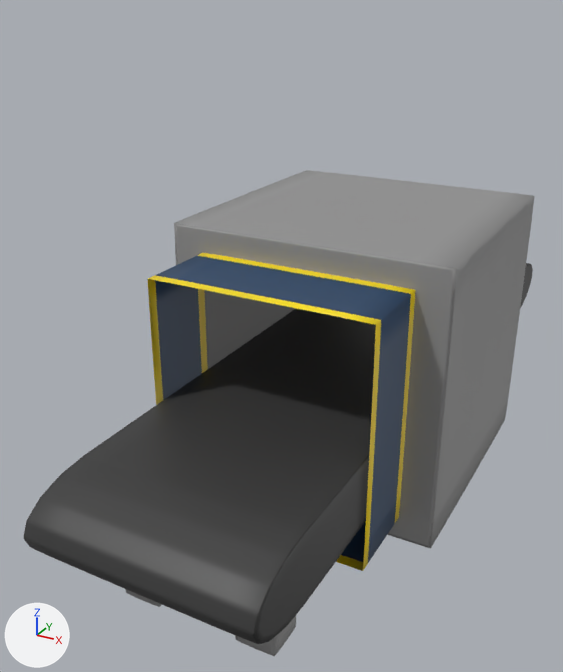
The FBX model AirportGame/Assets/Models/Model_BaggageScanner.fbx as it was, and as the next commit left it.
Before and after are seen from a 50 mm camera at (1.3, -3.13, 2.06) aimed at (-0.26, -0.3, 0.65). Arrows for +X, +Y and +Z are at lower left; the lights stay in place. Where no turn or scale is listed for an object, it has been applied to the vertices. Vertices at the same position are counted once.
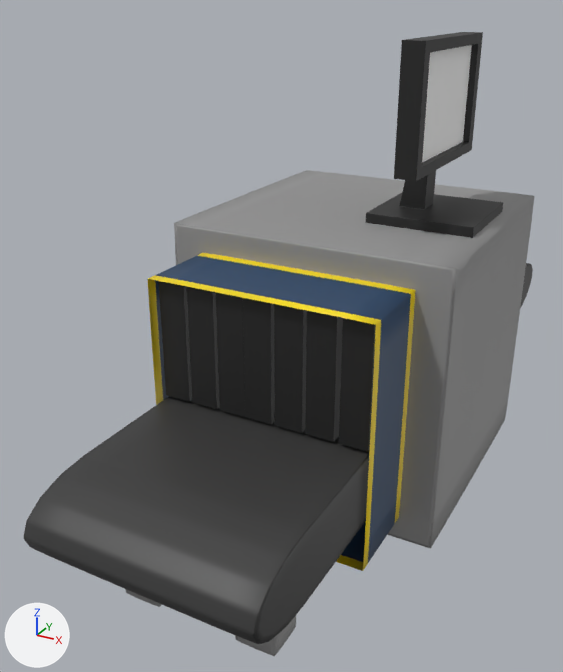
Location of each change, [x1, y1, x2, y2] in pixels of the pictures (563 x 672 px):
'pCube12', reshaped (28% taller): before [24, 170, 534, 656]; after [24, 32, 534, 656]
part 1 of me_mesh, added: after [365, 32, 503, 238]
part 2 of me_mesh, added (black): after [158, 281, 376, 452]

The edits, one by one:
Material 'lambert7' (mat_lambert7) is new.
Its base color is (0.0163, 0.0163, 0.0163) (black #222222).
Material 'blinn3' (mat_blinn3) is new.
Its base color is (0.943, 0.943, 0.943) (white #f9f9f9).
Its roughness is 0.749.
me_mesh is used by ob_pcube12; location (0.0, 0.0, 0.0).
me_mesh had 1532 vertices, 3012 faces and spanned x -0.6..0.6, y -1.72..1.72, z 0.0..1.2.
me_mesh now has 4672 vertices, 9228 faces and spans x -0.6..0.6, y -1.72..1.72, z 0.0..1.91.
me_mesh part 1: 1796 vertices added at x 0.09..0.54, y -0.36..0.36, z 1.2..1.91.
me_mesh part 2: 672 vertices added at x -0.43..0.44, y -0.93..-0.88, z 0.6..1.08.
me_mesh now uses material mat_lambert7 (black #222222).
me_mesh now uses material mat_blinn3 (white #f9f9f9).
